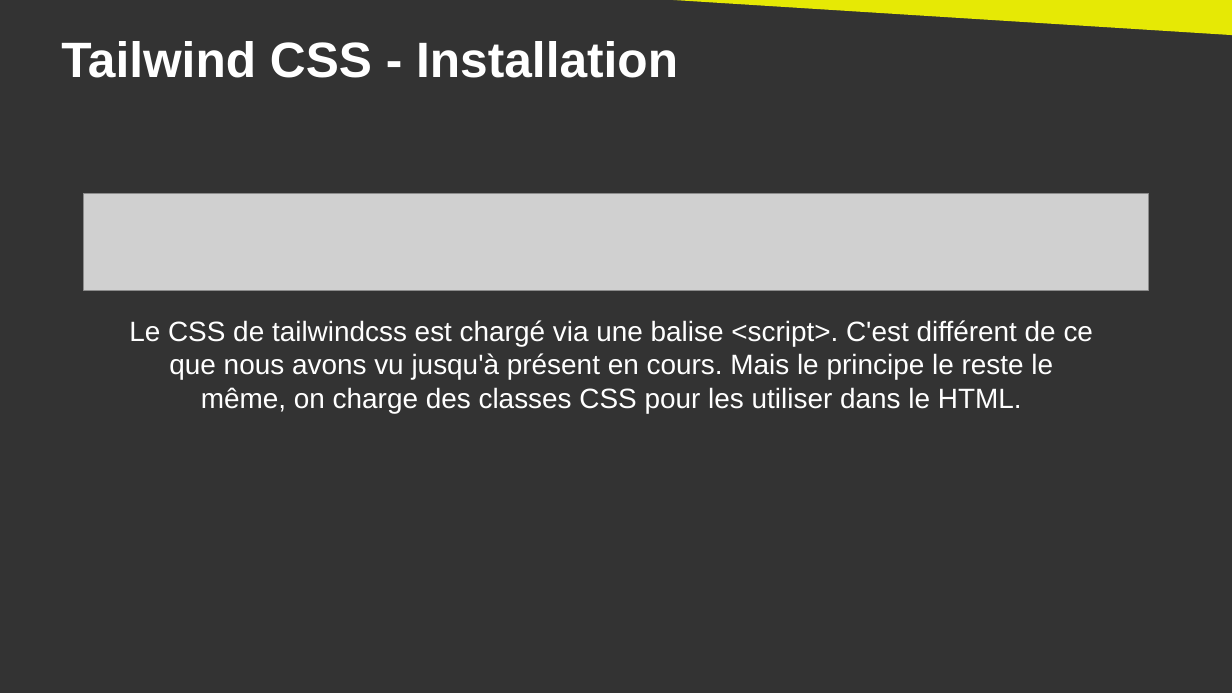
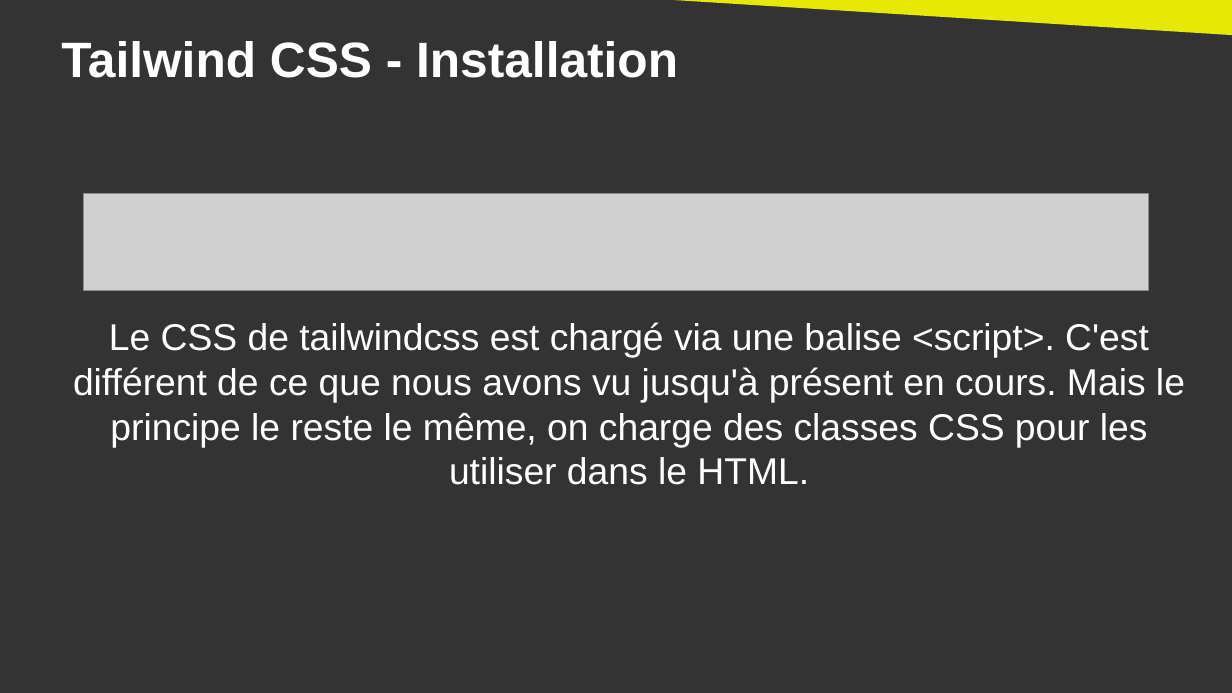
Before and after one commit to DanYellow/cours, a slide deck: slide 13 of integration-web-s2/travaux-pratiques/numero-4/presentation.odp (slide 14 before the commit). Drawn at 1232x693 pixels with LibreOffice and Linux fonts; fonts in the diff are those of the drawing; grey boxes stand for pictures. Boxes give left, top, right and bottom in pixels: in the first picture for what was removed or moved away, otherwise in the second. Text is boxed around its words. In the diff, an @@ line names an element or a change of style, - is before the commit and + after.

Commit message:
R2.12 - Update tailwindcss course

```diff
--- a/integration-web-s2/travaux-pratiques/numero-4/presentation.odp
+++ b/integration-web-s2/travaux-pratiques/numero-4/presentation.odp
@@ text "Le CSS de tailwindcss est ...": place and size @@
-text "Le CSS de tailwindcss est ..." at box(129, 320, 1093, 413)
+text "Le CSS de tailwindcss est ..." at box(73, 322, 1185, 485)
@@ text "Le CSS de tailwindcss est ..." at box(73, 322, 1185, 485): size 18 to 24 pt @@
```
Also in this commit, not shown: 13 other slides changed, 1 slide added, 1 slide removed, 2 other files.
